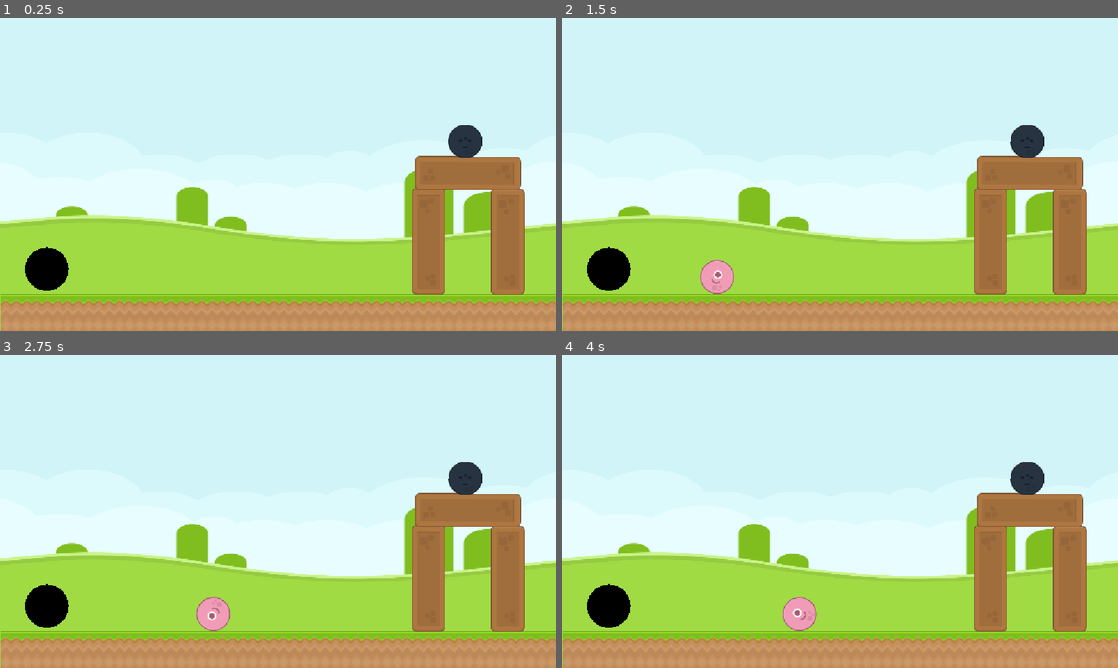
Above: before the commit, frames 1-4 (two rows, left to right).
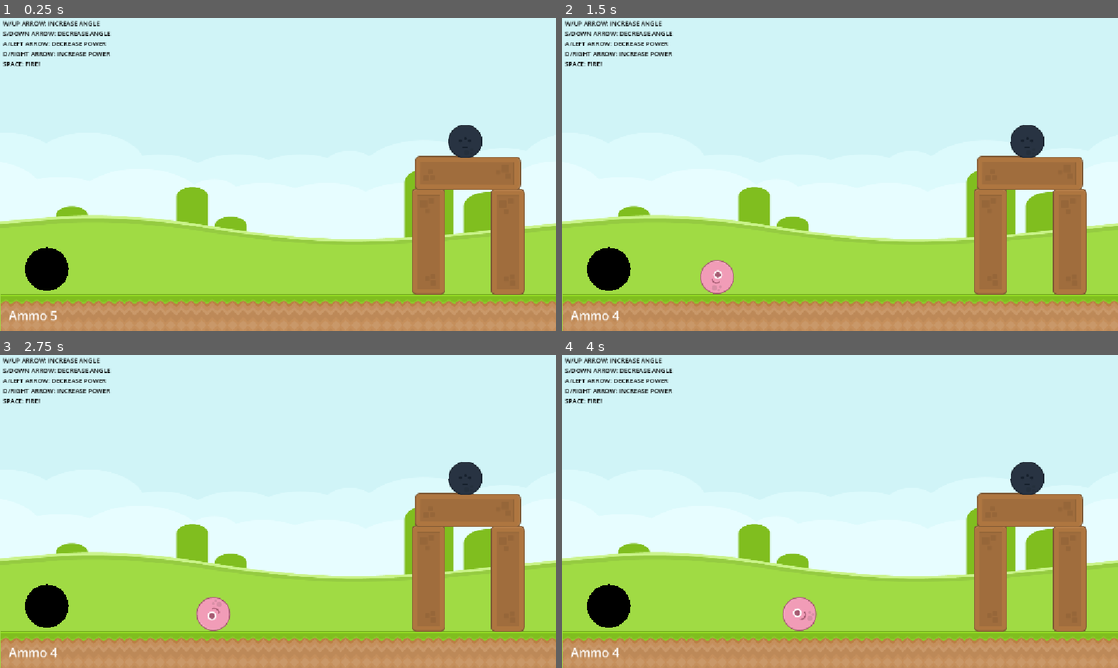
Above: after the commit, the same moments.

Repository: KyWill-18/Happy-Aliens
Game: Godot game, scene res://world.tscn
Same seed, same stepped clock (60 frames per second), same inputs: the game is played once before the commit and once after it.
Inputs:
- Up to frame 1 (0.25 s): no input
- Up to frame 2 (1.5 s): tap Enter at 0.5 s; hold Up (angle_up) 0.53-1.28 s; tap Space (fire) at 0.6, 1.35 s; hold Down (angle_down) from 1.28 s (still down)
- Up to frame 3 (2.75 s): release Down (angle_down) at 2.03 s; hold Up (angle_up) from 2.03 s (still down); tap Left (power_decrease) at 2.1 s; tap Space (fire) at 2.3 s
- Up to frame 4 (4 s): tap Right (power_increase) at 2.85 s; tap Space (fire) at 3.05, 3.6 s; release Up (angle_up) at 3.53 s; hold Down (angle_down) from 3.53 s (still down)

The runs differ from the first frame. In frame 1, 1.0% of the frame differs, in the area x 0-20%, y 0-97%; in frame 2, 1.0%; in frame 3, 1.0%; in frame 4, 1.0%.

Commit message:
Add HUD with ammo and controls labels

Diff:
--- a/happy-aliens/project/cannon/cannon.gd
+++ b/happy-aliens/project/cannon/cannon.gd
@@ -1,4 +1,7 @@
 extends Node2D
+class_name Cannon
+
+signal ammo_changed
 
 var power := 500.0
 var min_power := 10
@@ -21,6 +24,7 @@
 		alien.global_position = global_position
 		alien.apply_impulse(Vector2(1,0).rotated(angle) * power)
 		ammo -= 1
+		ammo_changed.emit()
 		can_fire = false
 		alien.sleeping_state_changed.connect(_on_alien_sleeping_state_changed.bind(alien))
 		alien.fell_off_world.connect(_on_alien_fell_off_world)
@@ -58,5 +62,6 @@
 		can_fire = true
 		alien.queue_free()
 
+
 func _draw() -> void:
 		draw_circle(Vector2.ZERO, 45, Color.BLACK)
--- /dev/null
+++ b/happy-aliens/project/hud.gd
@@ -0,0 +1,11 @@
+extends Control
+
+@export var cannon : Cannon
+
+func _ready() -> void:
+	cannon.ammo_changed.connect(_update_hud)
+	_update_hud()
+
+
+func _update_hud() -> void:
+	$%AmmoLabel.text = "Ammo %d" % cannon.ammo
--- /dev/null
+++ b/happy-aliens/project/hud.tscn
@@ -0,0 +1,39 @@
+[gd_scene format=3 uid="uid://ydgqyjehj6ru"]
+
+[ext_resource type="Script" uid="uid://bpscnmpuup0v7" path="res://hud.gd" id="1_37p78"]
+
+[sub_resource type="LabelSettings" id="LabelSettings_37p78"]
+font_size = 25
+
+[sub_resource type="LabelSettings" id="LabelSettings_64ctp"]
+font_size = 13
+font_color = Color(0, 0, 0, 1)
+
+[node name="HUD" type="Control" unique_id=1258230424]
+layout_mode = 3
+anchors_preset = 0
+offset_right = 40.0
+offset_bottom = 40.0
+script = ExtResource("1_37p78")
+
+[node name="AmmoLabel" type="Label" parent="." unique_id=1280198715]
+unique_name_in_owner = true
+layout_mode = 0
+offset_left = 12.0
+offset_top = 597.0
+offset_right = 90.0
+offset_bottom = 627.0
+text = "Ammo: "
+label_settings = SubResource("LabelSettings_37p78")
+
+[node name="ControlsLabels" type="Label" parent="." unique_id=546720370]
+layout_mode = 0
+offset_right = 222.0
+offset_bottom = 102.0
+text = "W/UP ARROW: Increase Angle
+S/DOWN ARROW: Decrease Angle
+A/LEFT ARROW: Decrease Power
+D/RIGHT ARROW: Increase Power
+SPACE: FIRE!"
+label_settings = SubResource("LabelSettings_64ctp")
+uppercase = true
--- a/happy-aliens/project/world.tscn
+++ b/happy-aliens/project/world.tscn
@@ -4,6 +4,7 @@
 [ext_resource type="PackedScene" uid="uid://5gtdslah2se8" path="res://cannon/cannon.tscn" id="3_gbfbk"]
 [ext_resource type="Texture2D" uid="uid://bw1ckujmvhnha" path="res://common/colored_grass.png" id="4_ioo17"]
 [ext_resource type="PackedScene" uid="uid://b5s2ibwutjn1i" path="res://tower/tower.tscn" id="5_wse8f"]
+[ext_resource type="PackedScene" uid="uid://ydgqyjehj6ru" path="res://hud.tscn" id="6_dwbse"]
 [ext_resource type="PackedScene" uid="uid://b3ij7f7x6b2xb" path="res://sad_alien/sad_alien.tscn" id="6_ic0uy"]
 
 [node name="World" type="Node2D" unique_id=363297933]
@@ -26,3 +27,8 @@
 
 [node name="Sad_Alien" parent="." unique_id=689703200 instance=ExtResource("6_ic0uy")]
 position = Vector2(963, 266)
+
+[node name="HUD" parent="." unique_id=1258230424 node_paths=PackedStringArray("cannon") instance=ExtResource("6_dwbse")]
+offset_left = 5.0
+offset_right = 45.0
+cannon = NodePath("../Cannon")
Not shown, added: happy-aliens/project/hud.gd.uid
